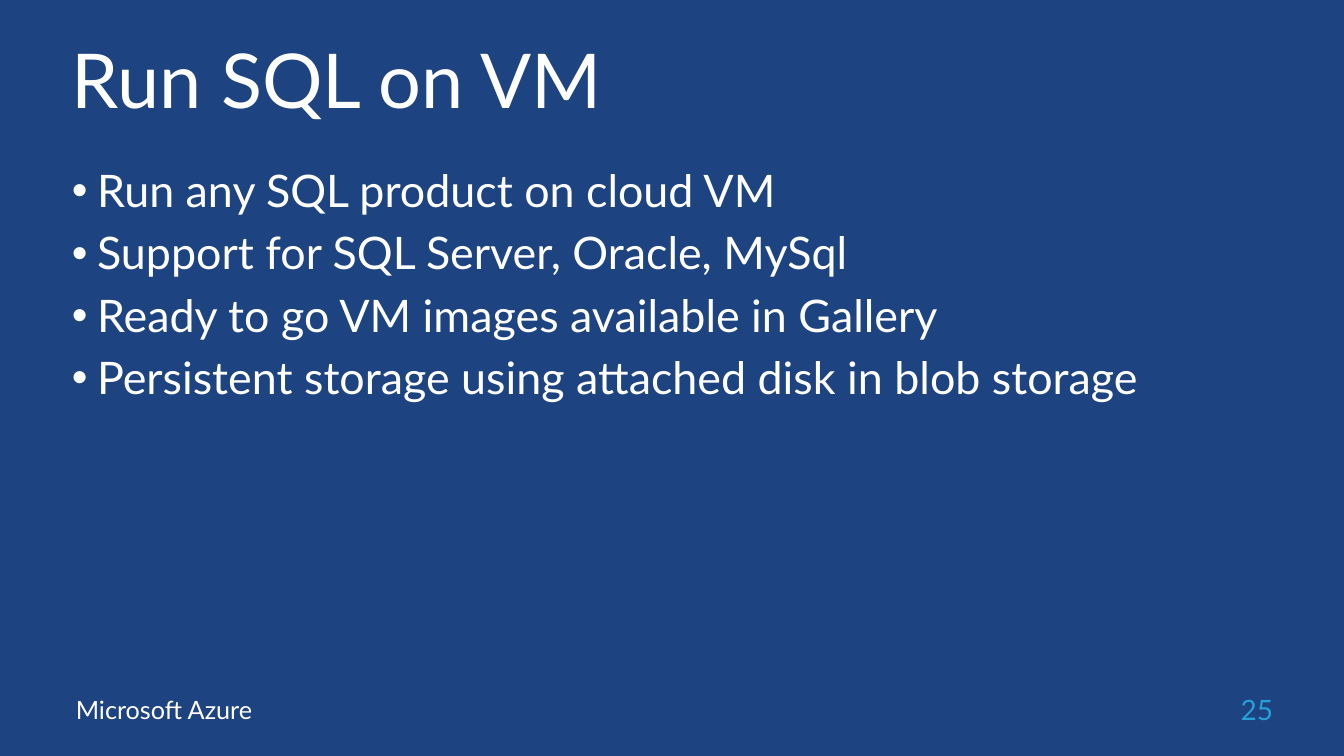
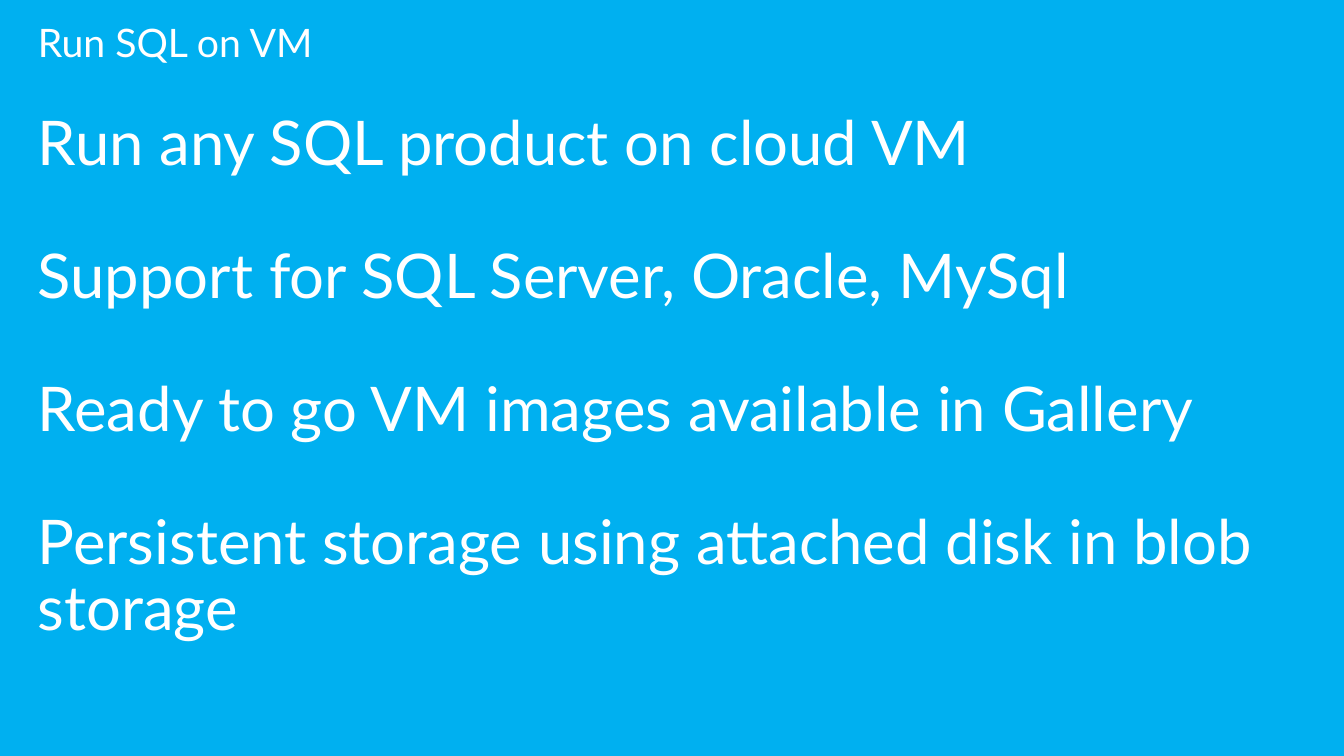
Before and after one commit to sack212/BasicAzureCamp, a slide deck: slide 45 of Data/Data.pptx (slide 25 before the commit). Drawn at 1344x756 pixels with LibreOffice and Linux fonts; fonts in the diff are those of the drawing; background and template pictures are left out. Boxes give left, top, right and bottom in pixels: in the first picture for what was removed or moved away, otherwise in the second. Text is boxed around its words. In the diff, an @@ line names an element or a change of style, - is before the commit and + after.

```diff
--- a/Data/Data.pptx
+++ b/Data/Data.pptx
@@ background picture (left out) to #00B0F0 @@
@@ text "Run any SQL product on ..." moved from (x1=97, y1=174, x2=1138, y2=402) to (x1=38, y1=119, x2=1252, y2=642) @@
@@ text "Run any SQL product on ..." at (x1=38, y1=119, x2=1252, y2=642): size 32 to 44 pt; bullet • to none; less space between paragraphs; vertical alignment top to middle @@
@@ title "Run SQL on VM" moved from (x1=72, y1=53, x2=601, y2=120) to (x1=38, y1=28, x2=313, y2=63) @@
@@ title "Run SQL on VM" at (x1=38, y1=28, x2=313, y2=63): size 54 to 28 pt; indent changed; vertical alignment top to middle @@
@@ text removed at (x1=76, y1=700, x2=252, y2=719) @@
-Microsoft Azure
@@ page number removed at (x1=1241, y1=700, x2=1274, y2=720) @@
-25
```
Also in this commit, not shown: 79 other slides changed, 21 slides added.
